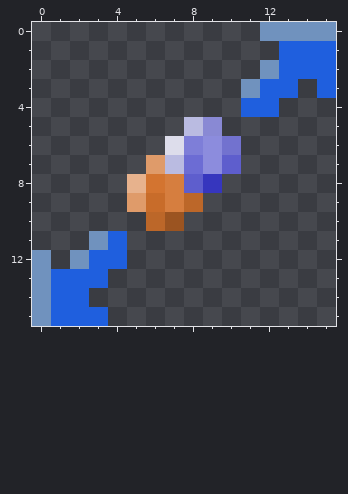
Pixel-art sprite, stored at CoreArrangementPlugins/src/au/gov/asd/tac/constellation/plugins/arrangements/uncollide/resources/uncollide.png. Above is the file before it was changed.
The file is 16x16 pixels. Pixels under 10% opacity are left out. Colours within 5 levels of each other are drawn and written as one.
The result:
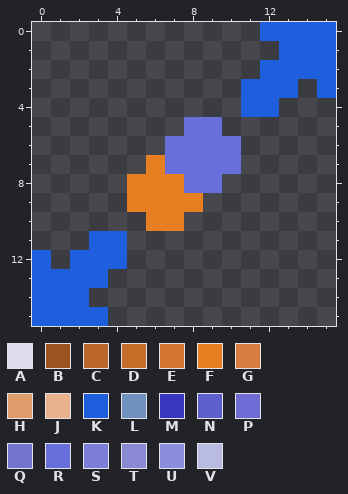
Palette (. is transparent): A #ddddeb  B #9b5421  C #bc6729  D #c86c2a  E #d37430  F #e67e22  G #d67e3f  H #df9b6a  J #e7b28d  K #1f5fde  L #7092be  M #3636be  N #5e5ecd  P #6c6cd4  Q #7272cf  R #686fdc  S #7e7ed8  T #8989d4  U #8c8cdd  V #babbe1
What changed:
{"y":0,"x":12,"old":"LLLL","new":"KKKK"}
{"y":2,"x":12,"old":"L","new":"K"}
{"y":3,"x":11,"old":"L","new":"K"}
{"y":5,"x":8,"old":"VT","new":"RR"}
{"y":6,"x":7,"old":"ASUQ","new":"RRRR"}
{"y":7,"x":6,"old":"HVPUN","new":"FRRRR"}
{"y":8,"x":5,"old":"JEGNM","new":"FFFRR"}
{"y":9,"x":5,"old":"HDGC","new":"FFFF"}
{"y":10,"x":6,"old":"CB","new":"FF"}
{"y":11,"x":3,"old":"L","new":"K"}
{"y":12,"x":0,"old":"L","new":"K"}
{"y":12,"x":2,"old":"L","new":"K"}
{"y":13,"x":0,"old":"L","new":"K"}
{"y":14,"x":0,"old":"L","new":"K"}
{"y":15,"x":0,"old":"L","new":"K"}
{"label":"changed","picture_box":[32,22,336,326]}
